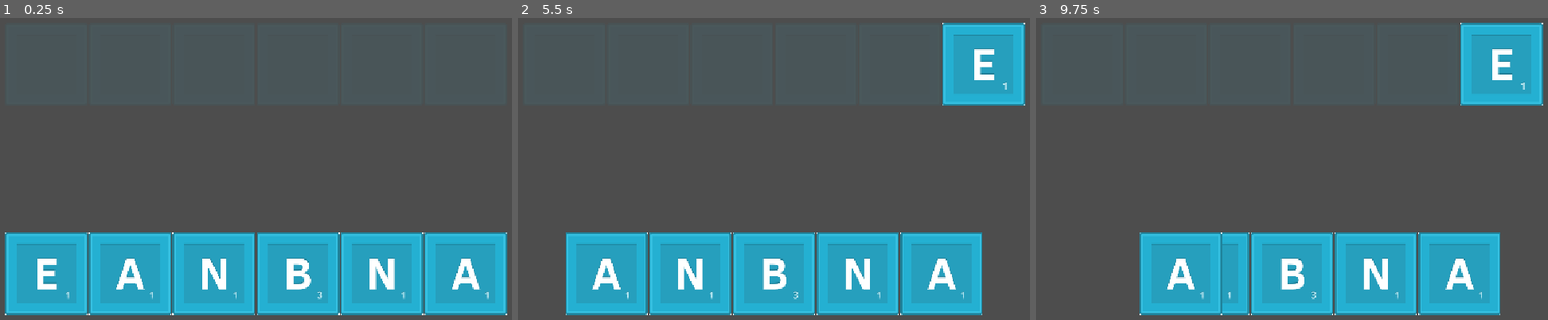
Above: before the commit, frames 1-3 (left to right).
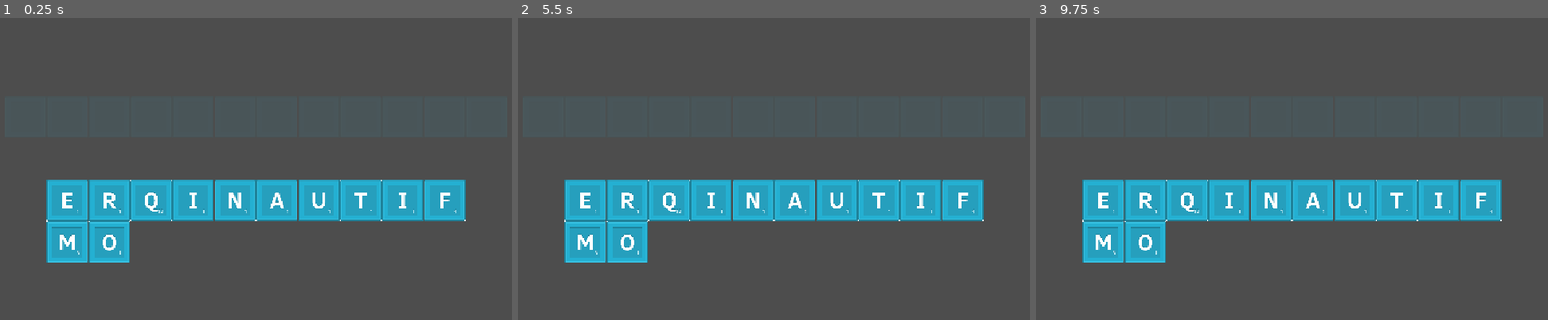
Above: after the commit, the same moments.

Repository: Starland9/Letters
Game: Godot game, scene res://Scenes/Main/main.tscn
Two runs of this game, one before a commit and one after it. Both use one fixed random seed, a clock stepped at 60 frames per second and the inputs below.
Inputs (mouse positions are in pixels of both pictures, inside the frame that each line leads up to):
- Up to frame 1 (0.25 s): no input
- Up to frame 2 (5.5 s): tap Enter at 0.5, 2, 3.5 s; drag from (564, 63) to (733, 63) at 0.52 s; tap Space at 1.25, 2.75, 4.25 s; drag from (646, 63) to (814, 63) at 1.27 s; move the mouse to (733, 63) at 2.02 s; click (733, 63) at 2.17 s; drag from (814, 63) to (646, 63) at 2.77 s; drag from (896, 63) to (733, 63) at 3.52 s; drag from (983, 63) to (733, 63) at 4.27 s; move the mouse to (564, 271) at 5.02 s; click (564, 271) at 5.17 s
- Up to frame 3 (9.75 s): drag from (1164, 63) to (1123, 271) at 5.77 s; drag from (1251, 63) to (1210, 271) at 6.52 s; drag from (1332, 63) to (1210, 271) at 7.27 s; move the mouse to (1414, 63) at 8.02 s; click (1414, 63) at 8.17 s; drag from (1501, 63) to (1210, 271) at 8.77 s; drag from (1123, 271) to (1292, 271) at 9.52 s

The runs differ from the first frame. In frame 1, 37% of the frame differs, in the area x 0-100%, y 53-99%; in frame 2, 37%; in frame 3, 36%.

Commit message:
Updates letter selection and fixes scene paths
Updates the letter selection logic and corrects scene paths in the project.

- Changes the default target word to "informatique".
- Corrects the script paths in the letter and letter choices scenes.
- Comments out a line in the main scene.

Diff:
--- a/Objects/LetterChoices/letter_choices.gd
+++ b/Objects/LetterChoices/letter_choices.gd
@@ -11,45 +11,45 @@
 var _target_word_node: Word = null
 
 func _ready():
-    pass
+	pass
 
 func init_from_word(word: Word):
-    _target_word_node = word
-    _letters = Array(_target_word_node.get_word().split(""))
-    _letters.shuffle()
-    _init_choices_container()
+	_target_word_node = word
+	_letters = Array(_target_word_node.get_word().split(""))
+	_letters.shuffle()
+	_init_choices_container()
 
 func init_from_string(word: String):
-    _letters = Array(word.split(""))
-    _letters.shuffle()
-    _init_choices_container()
+	_letters = Array(word.split(""))
+	_letters.shuffle()
+	_init_choices_container()
 
 func _init_choices_container():
-    _clear()
+	_clear()
 
-    for letter in _letters:
-        var letter_node = letter_scene.instantiate()
-        letter_node.init_from_assets(0, letter)
-        letter_node.pressed.connect(_on_letter_pressed)
-        grid.add_child(letter_node)
+	for letter in _letters:
+		var letter_node = letter_scene.instantiate()
+		letter_node.init_from_assets(0, letter)
+		letter_node.pressed.connect(_on_letter_pressed)
+		grid.add_child(letter_node)
 
 func _clear():
-    for child in grid.get_children():
-        child.queue_free()
+	for child in grid.get_children():
+		child.queue_free()
 
 func _on_letter_pressed(letter: Letter):
-    letter_pressed.emit(letter)
+	letter_pressed.emit(letter)
 
 func remove_letter(letter: Letter):
-    _letters.erase(letter.get_letter())
-    _init_choices_container()
+	_letters.erase(letter.get_letter())
+	_init_choices_container()
 
 func _remove_letter_string(letter: String):
-    _letters.erase(letter)
-    _init_choices_container()
+	_letters.erase(letter)
+	_init_choices_container()
 
 func remove_unused_letter(word: String, target_word: String):
-    for letter in word:
-        if target_word.contains(letter):
-            _remove_letter_string(letter)
-            break
+	for letter in word:
+		if target_word.contains(letter):
+			_remove_letter_string(letter)
+			break
--- a/Scenes/Main/main.gd
+++ b/Scenes/Main/main.gd
@@ -10,7 +10,7 @@
 
 const ZOOM_FACTOR = 3.5
 
-var _target_word = "Banane"
+var _target_word = "informatique"
 var _current_word = ""
 
 func _ready():
@@ -35,7 +35,7 @@
 
 func _init_chooser():
 	chooser.init_from_string(_target_word)
-	chooser.letter_pressed.connect(_on_letter_choices_letter_pressed)
+	#chooser.letter_pressed.connect(_on_letter_choices_letter_pressed)
 
 func _set_letter_in_current_word(letter: Letter):
 	_current_word = target_word_node.set_letter(letter.get_letter())
--- a/project.godot
+++ b/project.godot
@@ -12,7 +12,7 @@
 
 config/name="Letters"
 run/main_scene="res://Scenes/Main/main.tscn"
-config/features=PackedStringArray("4.2", "GL Compatibility")
+config/features=PackedStringArray("4.4", "GL Compatibility")
 config/icon="res://icon.svg"
 
 [autoload]
Not shown, added: Autoloads/Manager.gd.uid
Not shown, added: Objects/Letter/letter.gd.uid
Not shown: 1 places in Objects/Letter/letter.tscn that only renumber resources
Not shown, added: Objects/LetterChoices/letter_choices.gd.uid
Not shown: 1 places in Objects/LetterChoices/letter_choices.tscn that only renumber resources
Not shown, added: Objects/Word/word.gd.uid
Not shown: 1 places in Objects/Word/word.tscn that only renumber resources
Not shown, added: Scenes/Main/main.gd.uid
Not shown: 1 places in Scenes/Main/main.tscn that only renumber resources
